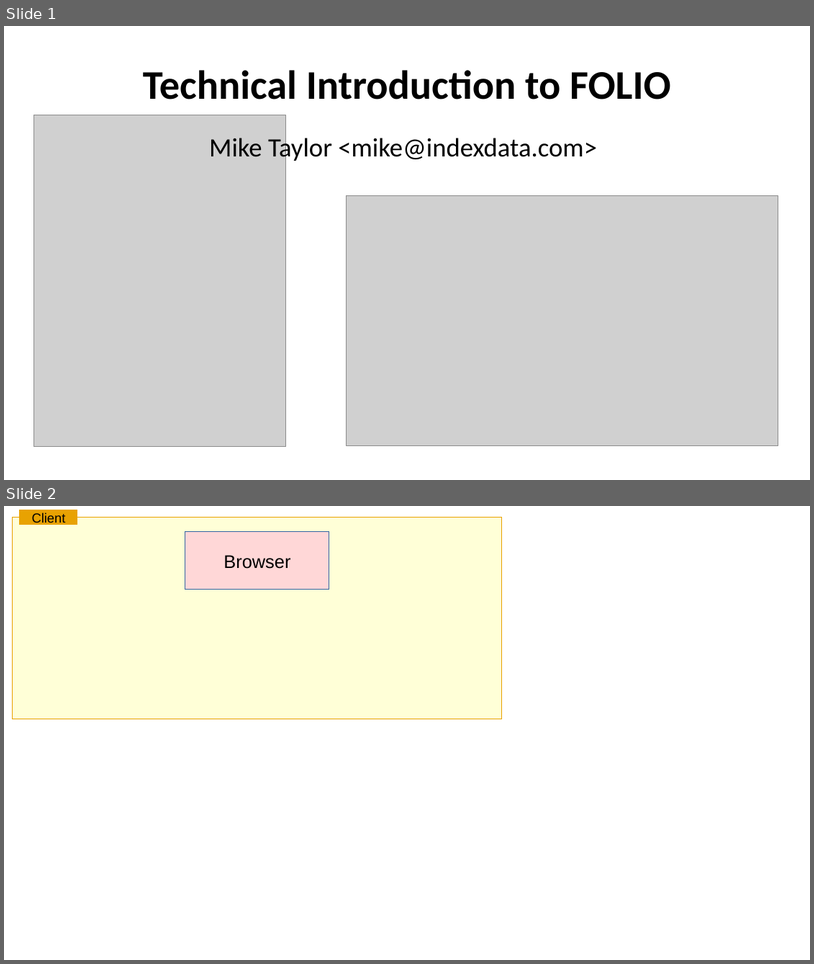
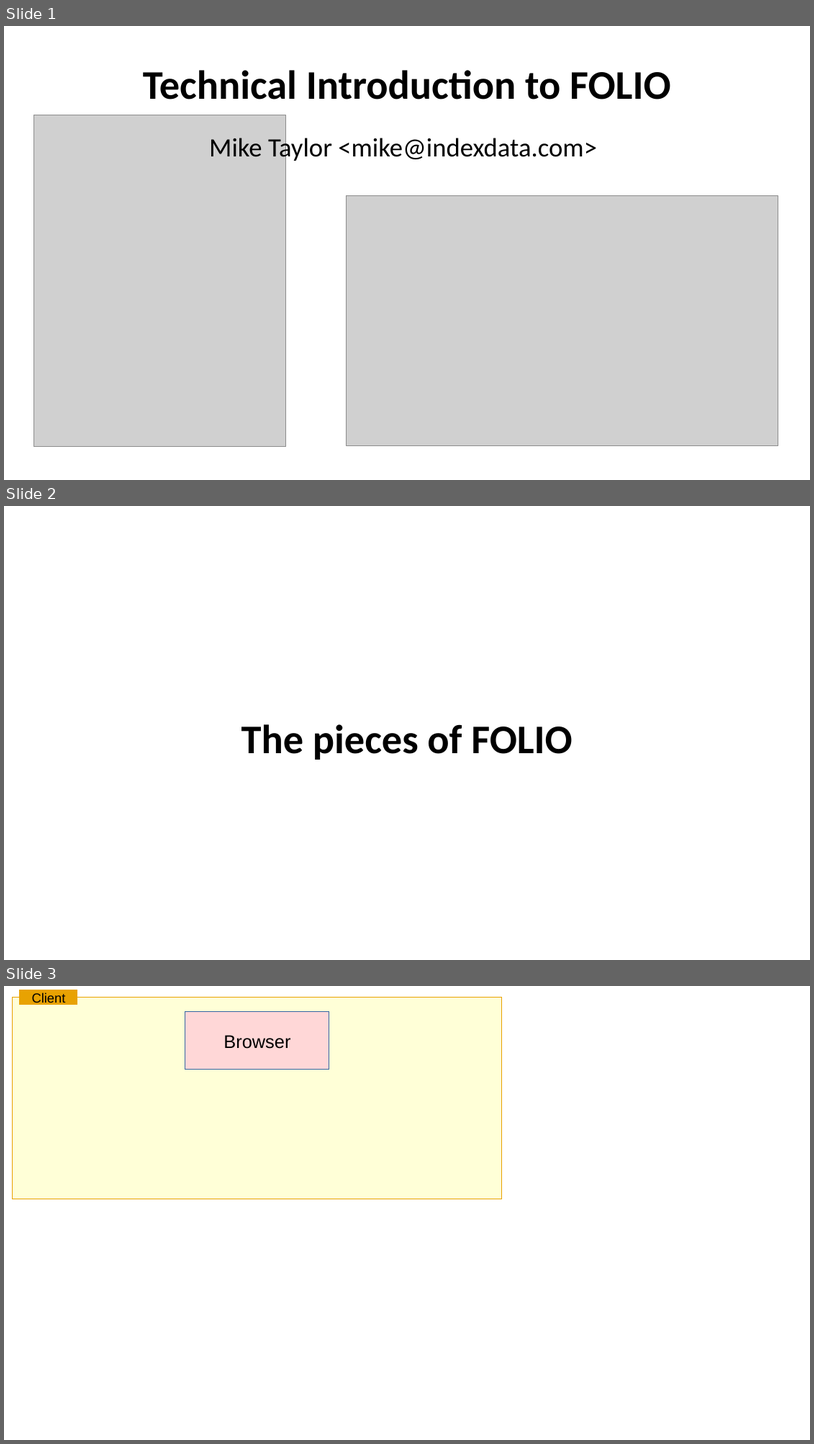
Before and after one commit to MikeTaylor/intro-to-folio-talk, a slide deck: intro-to-folio-talk.odp. Shown one above the other, each under a label of ours: slides 1 and 2 before the commit, slides 1, 2 and 3 after it. The pictures are 814x964 and 814x1444 pixels, drawn with LibreOffice and Linux fonts; fonts in the diff are those of the drawing; grey boxes stand for pictures. Boxes give left, top, right and bottom in pixels: in the first picture for what was removed or moved away, otherwise in the second. Text is boxed around its words. In the diff, an @@ line names an element or a change of style, - is before the commit and + after.

```diff
--- a/intro-to-folio-talk.odp
+++ b/intro-to-folio-talk.odp
@@ slide 2 added at [4,506,810,960], background #FFFFFF @@
@@ text added at [242,724,573,759], 40 pt, text #000000, bold @@
+The pieces of FOLIO
@@ what was slide 2 is now slide 3 @@
```
Also in this commit, not shown: 14 other slides added.
